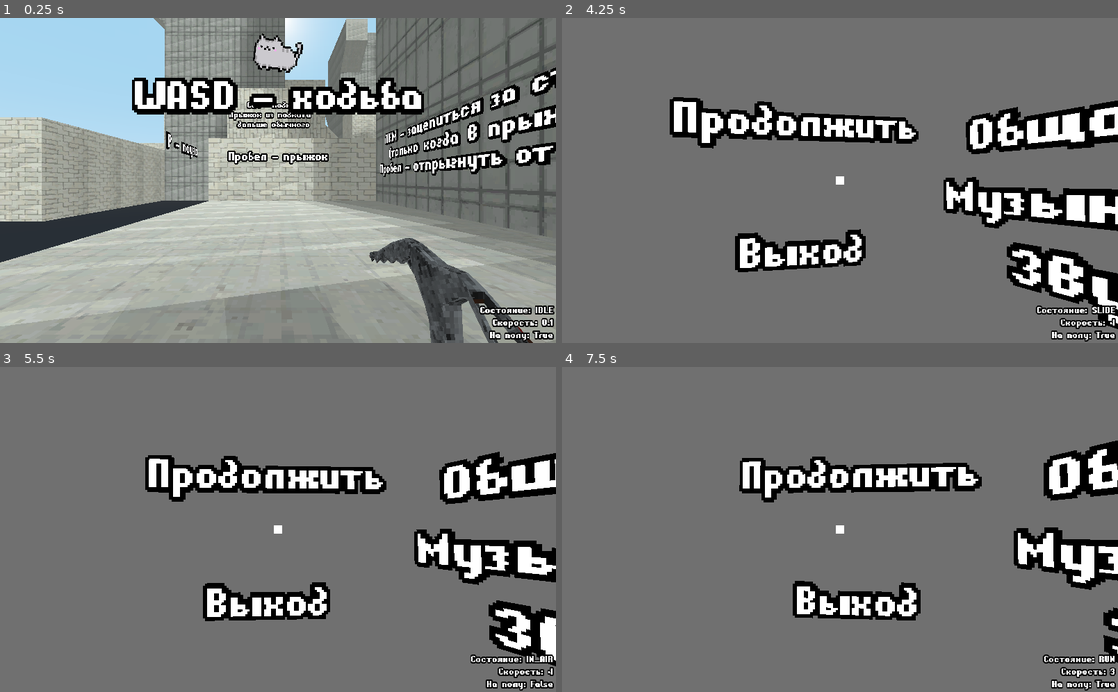
Above: before the commit, frames 1-4 (two rows, left to right).
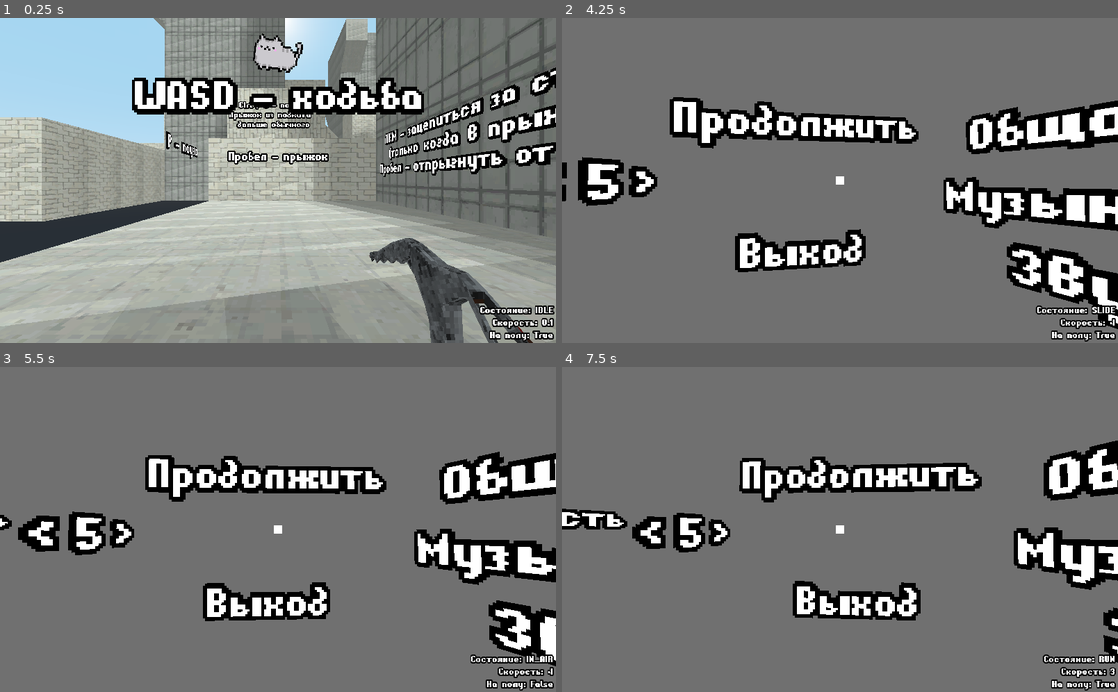
Above: after the commit, the same moments.

Repository: night-glider/VK-gameJAM
Game: Godot game, scene res://locations/main.tscn
Two runs of this game, one before a commit and one after it. Both use one fixed random seed, a clock stepped at 60 frames per second and the inputs below. Sound files missing from this copy of the repository are replaced by a short silence.
Inputs (mouse positions are in pixels of both pictures, inside the frame that each line leads up to):
- Up to frame 1 (0.25 s): no input
- Up to frame 2 (4.25 s): move the mouse to (867, 180) at 0.52 s; hold Ctrl (crouch) 0.53-1.28 s; hold W (move_forward) from 0.53 s (still down); tap Space (jump) at 0.77, 1.52, 3.02, 3.77 s; move the mouse to (812, 180) at 1.27 s; click (812, 180) at 1.35 s; move the mouse to (851, 174) at 2.02 s; hold Ctrl (crouch) 2.03-2.78 s; move the mouse to (834, 187) at 2.77 s; click (834, 187) at 2.85 s; move the mouse to (878, 183) at 3.52 s; hold Ctrl (crouch) from 3.53 s (still down); tap Escape (pause) at 4.15 s
- Up to frame 3 (5.5 s): keep holding W (move_forward); move the mouse to (233, 526) at 4.27 s; release Ctrl (crouch) at 4.28 s; click (233, 526) at 4.35 s; tap Space (jump) at 4.52 s; move the mouse to (283, 529) at 5.02 s; hold Ctrl (crouch) from 5.03 s (still down)
- Up to frame 4 (7.5 s): move the mouse to (817, 523) at 5.77 s; release W (move_forward) at 5.78 s; release Ctrl (crouch) at 5.78 s; hold D (move_right) 5.78-6.53 s; click (817, 523) at 5.85 s; tap Space (jump) at 6.02, 6.77 s; move the mouse to (867, 529) at 6.52 s; hold Ctrl (crouch) 6.53-7.28 s; hold W (move_forward) from 6.53 s (still down); move the mouse to (812, 529) at 7.27 s; click (812, 529) at 7.35 s

The runs differ from the first frame. In frame 1, less than 0.1% of the frame differs, in the area x 42-90%, y 25-99%; in frame 2, 1.6%; in frame 3, 1.8%; in frame 4, 2.0%, in the area x 0-90%, y 43-99%.

Commit message:
настройка чувствительности мыши

Diff:
--- a/autoload/globals.gd
+++ b/autoload/globals.gd
@@ -1,5 +1,7 @@
 extends Node
 class_name globals
+
+onready var sensitivity:int = SaveManager.get_var("sensitivity", 5)
 
 func _ready():
 	var master_volume = SaveManager.get_var("master", 10)
--- a/locations/main.tscn
+++ b/locations/main.tscn
@@ -170,7 +170,7 @@
 pixel_size = 0.02
 double_sided = false
 alpha_cut = 1
-text = "Ctrl - подкат
+text = "Ctrl / C - подкат
 Прыжок из подката
 дальше обычного"
 
--- a/locations/pause.gd
+++ b/locations/pause.gd
@@ -7,6 +7,7 @@
 onready var master_volume = SaveManager.get_var("master", 10)
 onready var sound_volume = SaveManager.get_var("sound", 10)
 onready var music_volume = SaveManager.get_var("music", 10)
+
 
 func toggle_pause():
 	$Camera.current = not $Camera.current
@@ -21,6 +22,7 @@
 	$master/Label.text = str(master_volume)
 	$music/Label.text = str(music_volume)
 	$sound/Label.text = str(sound_volume)
+	$sens/Label.text = str(Globals.sensitivity)
 
 	visible = false
 	$Camera/crosshair.visible = visible
@@ -41,8 +43,8 @@
 			obj.press()
 
 
-	$Camera.rotation_degrees.y -= mouse_delta.x * 0.1
-	$Camera.rotation_degrees.x -= mouse_delta.y * 0.1
+	$Camera.rotation_degrees.y -= mouse_delta.x * Globals.sensitivity * 0.02
+	$Camera.rotation_degrees.x -= mouse_delta.y * Globals.sensitivity * 0.02
 	$Camera.rotation_degrees.x = clamp($Camera.rotation_degrees.x, -90, 90)
 
 	mouse_delta = Vector2.ZERO
@@ -90,6 +92,17 @@
 	Globals.change_bus_volume("Sound", sound_volume)
 	$sound/Label.text = str(sound_volume)
 
-
 func _on_exit_pressed():
 	get_tree().quit()
+
+
+func _on_sens_up_pressed():
+	Globals.sensitivity = clamp(Globals.sensitivity + 1, 1, 10)
+	SaveManager.set_var("sensitivity", Globals.sensitivity)
+	$sens/Label.text = str(Globals.sensitivity)
+
+
+func _on_sens_down_pressed():
+	Globals.sensitivity = clamp(Globals.sensitivity - 1, 1, 10)
+	SaveManager.set_var("sensitivity", Globals.sensitivity)
+	$sens/Label.text = str(Globals.sensitivity)
--- a/locations/pause.tscn
+++ b/locations/pause.tscn
@@ -122,6 +122,33 @@
 alpha_cut = 1
 text = "Звук:"
 
+[node name="sens" type="Spatial" parent="."]
+transform = Transform( 0.5, 0, 0.866025, 0, 1, 0, -0.866025, 0, 0.5, -1.36072, 0, -1.82616 )
+
+[node name="Label" type="Label3D" parent="sens"]
+pixel_size = 0.02
+double_sided = false
+alpha_cut = 1
+text = "10"
+
+[node name="sens_up" parent="sens" instance=ExtResource( 2 )]
+transform = Transform( 1, 0, 0, 0, 1, 0, 0, 0, 1, 0.25, 0.04, 0 )
+text = ">"
+hitbox_scale = Vector3( 0.5, 1, 1 )
+
+[node name="sens_down" parent="sens" instance=ExtResource( 2 )]
+transform = Transform( 1, 0, 0, 0, 1, 0, 0, 0, 1, -0.25, 0.04, 0 )
+text = "<"
+hitbox_scale = Vector3( 0.5, 1, 1 )
+
+[node name="Label3D" type="Label3D" parent="sens"]
+transform = Transform( 1, 0, 0, 0, 1, 0, 0, 0, 1, -1.2, 0, 0 )
+cast_shadow = 0
+double_sided = false
+alpha_cut = 1
+text = "Чувствительность
+мыши"
+
 [node name="exit" parent="." instance=ExtResource( 2 )]
 transform = Transform( 1, 0, 0, 0, 1, 0, 0, 0, 1, 0, -0.586015, -2 )
 text = "Выход"
@@ -134,4 +161,6 @@
 [connection signal="pressed" from="music/music_down" to="." method="_on_music_down_pressed"]
 [connection signal="pressed" from="sound/sound_up" to="." method="_on_sound_up_pressed"]
 [connection signal="pressed" from="sound/sound_down" to="." method="_on_sound_down_pressed"]
+[connection signal="pressed" from="sens/sens_up" to="." method="_on_sens_up_pressed"]
+[connection signal="pressed" from="sens/sens_down" to="." method="_on_sens_down_pressed"]
 [connection signal="pressed" from="exit" to="." method="_on_exit_pressed"]
--- a/objects/player/player.gd
+++ b/objects/player/player.gd
@@ -183,8 +183,8 @@
 	if current_state != "SLIDE":
 		pickaxe.rotation_degrees.z = lerp(pickaxe.rotation_degrees.z, 0, 0.1)
 
-	rotation_degrees.y -= mouse_delta.x * 0.1
-	$Camera.rotation_degrees.x -= mouse_delta.y * 0.1
+	rotation_degrees.y -= mouse_delta.x * Globals.sensitivity * 0.02
+	$Camera.rotation_degrees.x -= mouse_delta.y * Globals.sensitivity * 0.02
 	$Camera.rotation_degrees.x = clamp($Camera.rotation_degrees.x, -90, 90)
 
 
--- a/project.godot
+++ b/project.godot
@@ -98,6 +98,7 @@
 crouch={
 "deadzone": 0.5,
 "events": [ Object(InputEventKey,"resource_local_to_scene":false,"resource_name":"","device":0,"alt":false,"shift":false,"control":false,"meta":false,"command":false,"pressed":false,"scancode":16777238,"physical_scancode":0,"unicode":0,"echo":false,"script":null)
+, Object(InputEventKey,"resource_local_to_scene":false,"resource_name":"","device":0,"alt":false,"shift":false,"control":false,"meta":false,"command":false,"pressed":false,"scancode":67,"physical_scancode":0,"unicode":0,"echo":false,"script":null)
  ]
 }
 jump={
